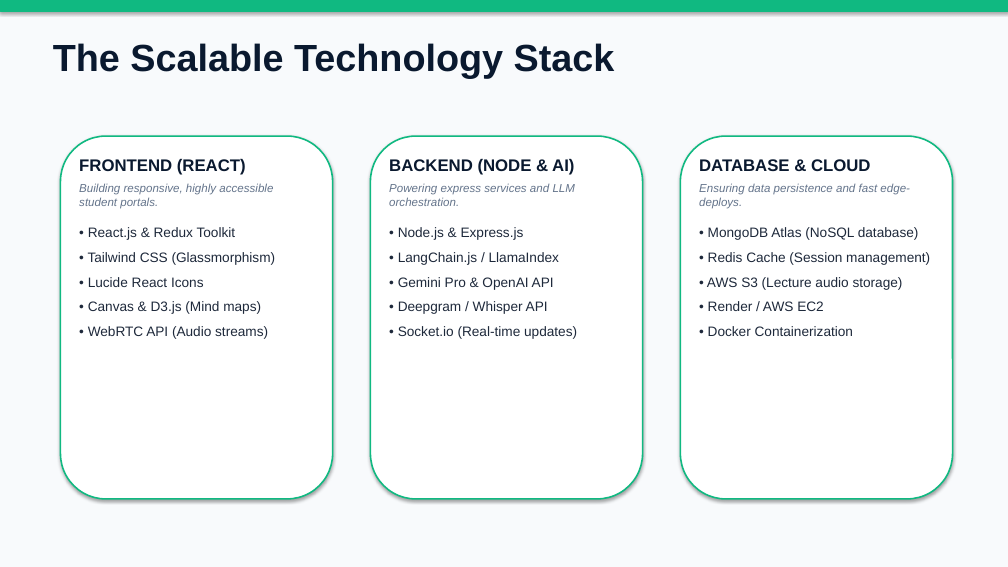
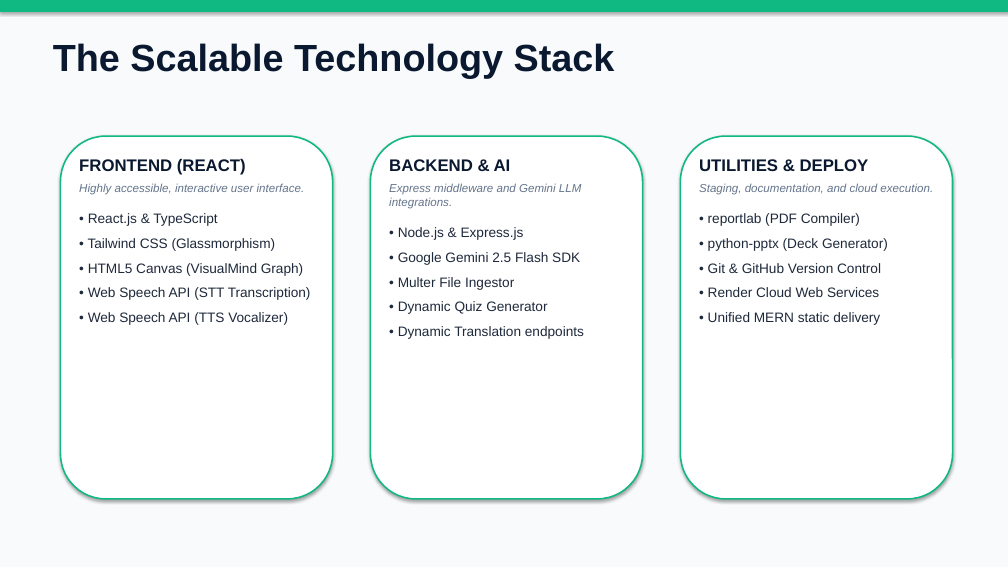
Before and after one commit to AyushKhaitan1/Bharat-Academix, a slide deck: slide 6 of AcademixIQ_Pitch_Deck.pptx. Drawn at 1008x567 pixels with LibreOffice and Linux fonts; fonts in the diff are those of the drawing. Boxes give left, top, right and bottom in pixels: in the first picture for what was removed or moved away, otherwise in the second. Text is boxed around its words. In the diff, an @@ line names an element or a change of style, - is before the commit and + after.

Commit message:
Update presentation deck slides to reflect final MERN and Gemini 2.5 Flash architecture

```diff
--- a/AcademixIQ_Pitch_Deck.pptx
+++ b/AcademixIQ_Pitch_Deck.pptx
@@ text at box(389, 159, 581, 209): text changed @@
-BACKEND (NODE & AI)
-Powering express services and LLM orchestration.
+BACKEND & AI
+Express middleware and Gemini LLM integrations.
@@ text at box(699, 159, 933, 325): text changed @@
-DATABASE & CLOUD
-Ensuring data persistence and fast edge-deploys.
-• MongoDB Atlas (NoSQL database)
-• Redis Cache (Session management)
-• AWS S3 (Lecture audio storage)
-• Render / AWS EC2
-• Docker Containerization
+UTILITIES & DEPLOY
+Staging, documentation, and cloud execution.
+• reportlab (PDF Compiler)
+• python-pptx (Deck Generator)
+• Git & GitHub Version Control
+• Render Cloud Web Services
+• Unified MERN static delivery
@@ text at box(79, 183, 305, 226): text changed @@
-Building responsive, highly accessible student portals.
-• React.js & Redux Toolkit
+Highly accessible, interactive user interface.
+• React.js & TypeScript
@@ text at box(88, 263, 311, 325): text changed @@
-• Lucide React Icons
-• Canvas & D3.js (Mind maps)
-• WebRTC API (Audio streams)
+• HTML5 Canvas (VisualMind Graph)
+• Web Speech API (STT Transcription)
+• Web Speech API (TTS Vocalizer)
@@ text at box(398, 252, 584, 339): text changed @@
-• LangChain.js / LlamaIndex
-• Gemini Pro & OpenAI API
-• Deepgram / Whisper API
-• Socket.io (Real-time updates)
+• Google Gemini 2.5 Flash SDK
+• Multer File Ingestor
+• Dynamic Quiz Generator
+• Dynamic Translation endpoints
```
Also in this commit, not shown: 2 other slides changed, 2 other files.
